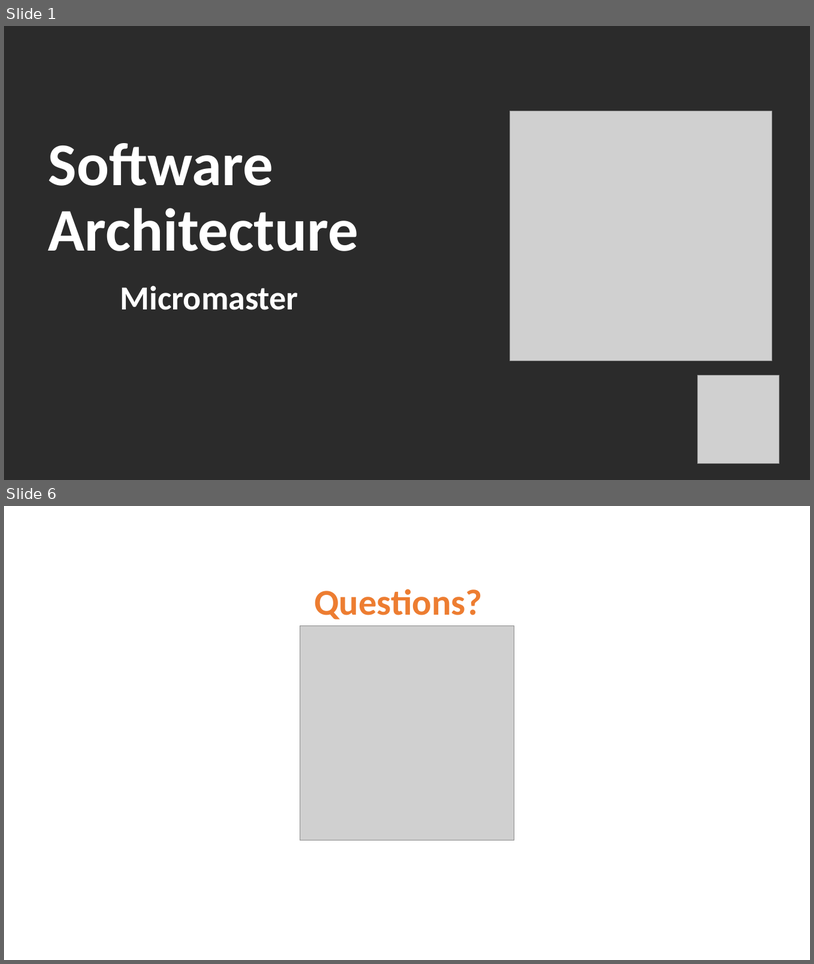
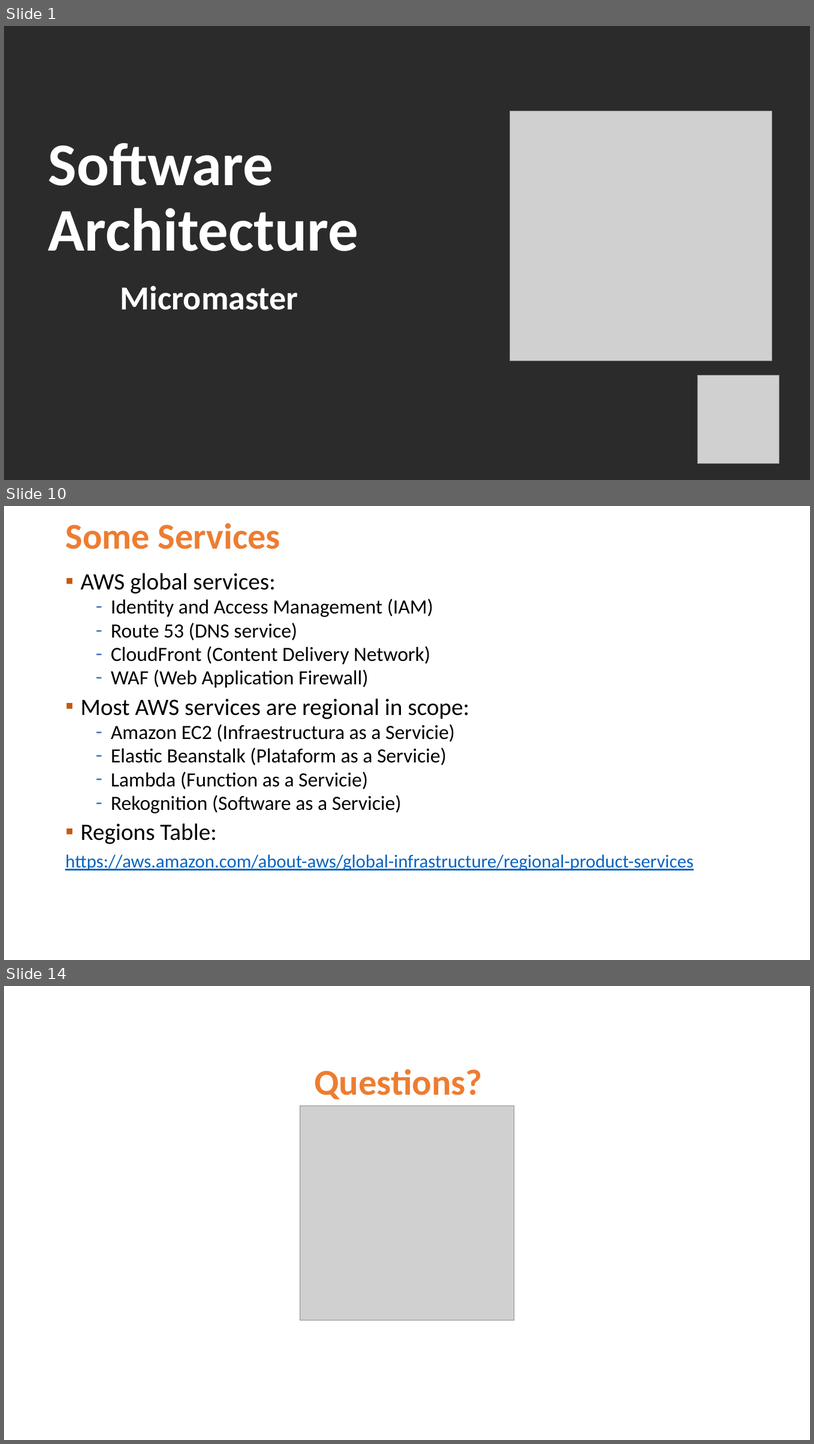
Before and after one commit to Jucer74/ArchitectureMaster, a slide deck: Classes/03-AWSInfrastructure/ArchitectureMaster-03-AWSInfrastructure.pptx. Shown one above the other, each under a label of ours: slides 1 and 6 before the commit, slides 1, 10 and 14 after it; the slides between them are not shown. The pictures are 814x964 and 814x1444 pixels, drawn with LibreOffice and Linux fonts; fonts in the diff are those of the drawing; grey boxes stand for pictures; background and template pictures are left out; a plain dark background stands for a picture behind light text. Boxes give left, top, right and bottom in pixels: in the first picture for what was removed or moved away, otherwise in the second. Text is boxed around its words. In the diff, an @@ line names an element or a change of style, - is before the commit and + after.

```diff
--- a/Classes/03-AWSInfrastructure/ArchitectureMaster-03-AWSInfrastructure.pptx
+++ b/Classes/03-AWSInfrastructure/ArchitectureMaster-03-AWSInfrastructure.pptx
@@ slide 10 added at (4,506,810,960), background #FFFFFF @@
@@ title added at (65,523,281,549), 43.2 pt, text #ED7D31, bold @@
+Some Services
@@ text added at (65,573,693,871), 24 pt, text #000000 @@
+▪ AWS global services:
+  – Identity and Access Management (IAM)
+  – Route 53 (DNS service)
+  – CloudFront (Content Delivery Network)
+  – WAF (Web Application Firewall)
+▪ Most AWS services are regional in scope:
+  – Amazon EC2 (Infraestructura as a Servicie)
+  – Elastic Beanstalk (Plataform as a Servicie)
+  – Lambda (Function as a Servicie)
+  – Rekognition (Software as a Servicie)
+▪ Regions Table:
+https://aws.amazon.com/about-aws/global-infrastructure/regional-product-services
@@ what was slide 6 is now slide 14 @@
```
Also in this commit, not shown: 4 slides changed, 8 other slides added.
